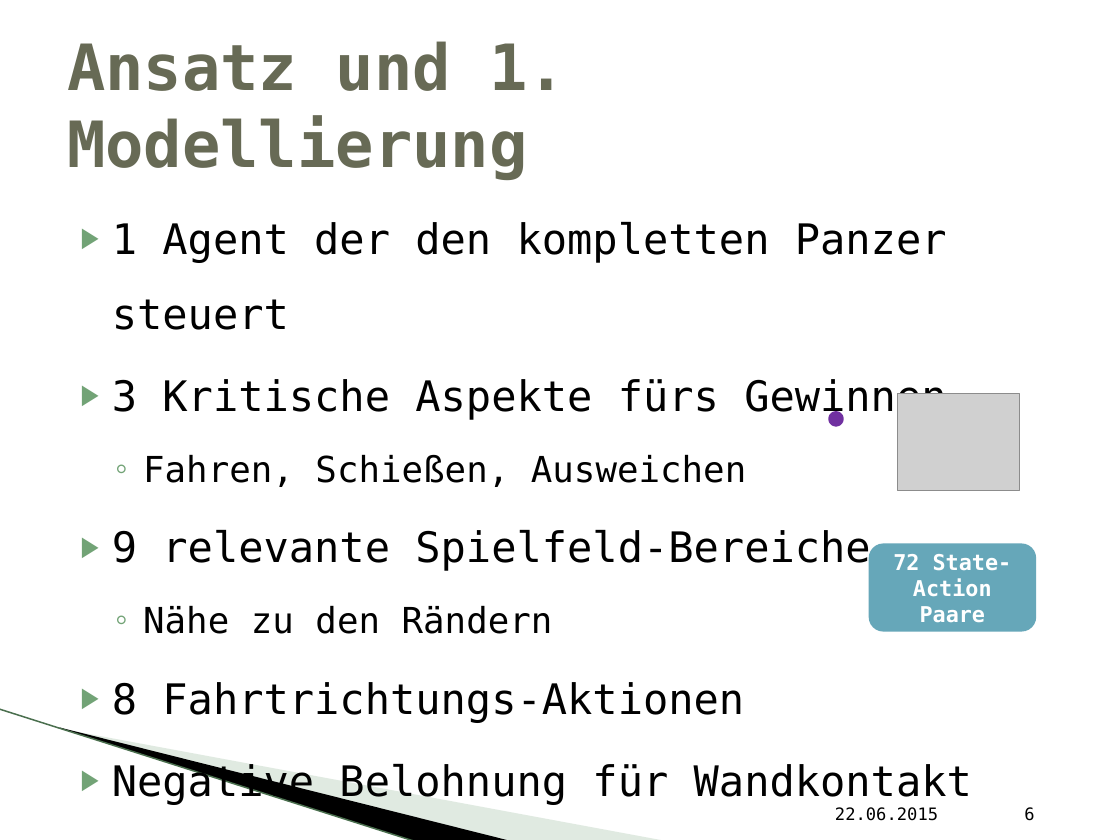
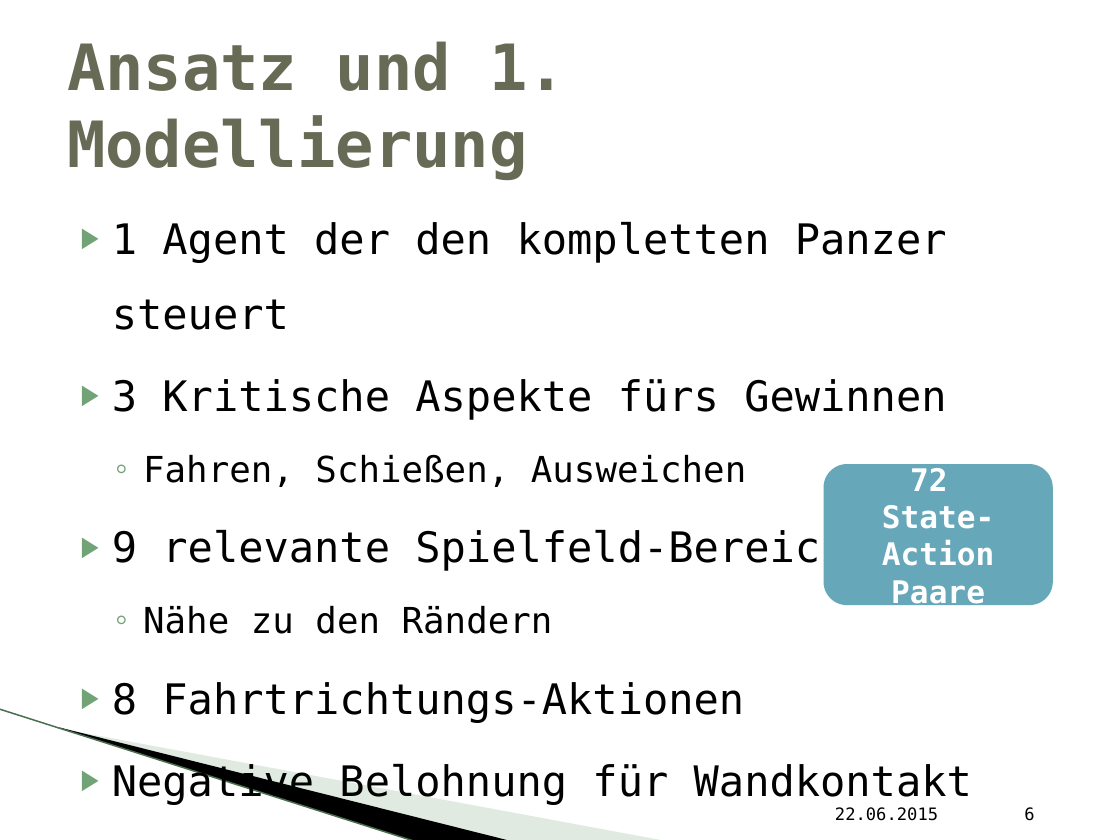
Before and after one commit to vikwin/HAW-LernendeAgenten_RC, a slide deck: slide 6 of Präsentation/LARC_Abschlusspräsentation.pptx. Drawn at 1120x840 pixels with LibreOffice and Linux fonts; fonts in the diff are those of the drawing; grey boxes stand for pictures; background and template pictures are left out. Boxes give left, top, right and bottom in pixels: in the first picture for what was removed or moved away, otherwise in the second. Text is boxed around its words. In the diff, an @@ line names an element or a change of style, - is before the commit and + after.

```diff
--- a/Präsentation/LARC_Abschlusspräsentation.pptx
+++ b/Präsentation/LARC_Abschlusspräsentation.pptx
@@ ellipse removed at (x1=832, y1=414, x2=841, y2=423) @@
@@ picture removed at (x1=897, y1=393, x2=1019, y2=491) @@
@@ rounded rectangle "72" resized from (x1=869, y1=543, x2=1037, y2=632) to (x1=823, y1=464, x2=1053, y2=605) @@
@@ text in rounded rectangle at (x1=882, y1=468, x2=995, y2=609): text changed; size 14 to 20 pt @@
-72 State-Action Paare
+72
+State-Action Paare
```
Also in this commit, not shown: 3 other slides changed, 5 slides removed.
